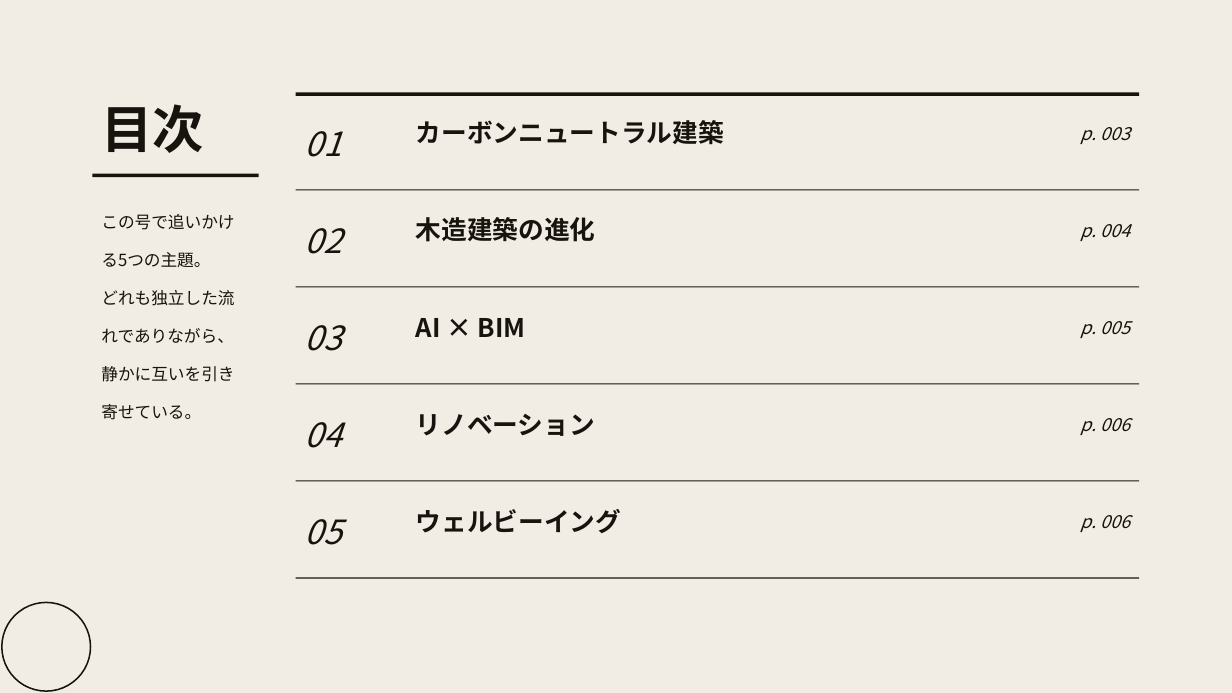
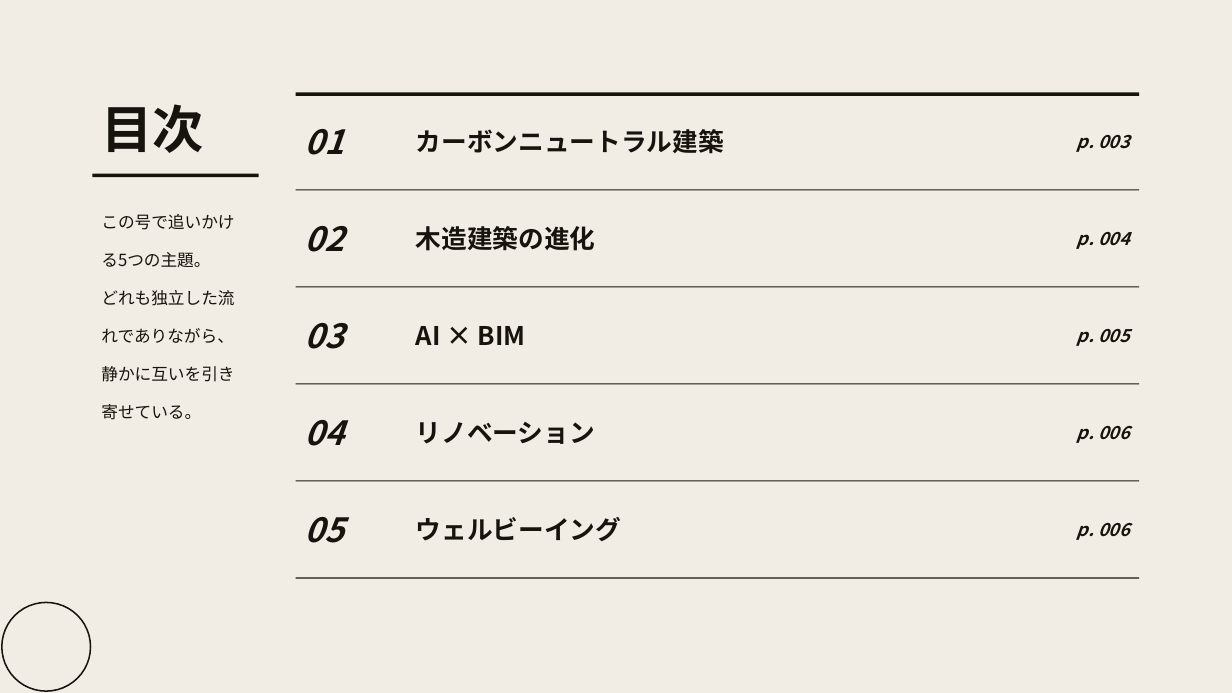
Before and after one commit to horihorihorihorichiz/-, a slide deck: slide 2 of slides/exports/architecture2026_text.pptx. Drawn at 1232x693 pixels with LibreOffice and Linux fonts; fonts in the diff are those of the drawing. Boxes give left, top, right and bottom in pixels: in the first picture for what was removed or moved away, otherwise in the second. Text is boxed around its words. In the diff, an @@ line names an element or a change of style, - is before the commit and + after.

```diff
--- a/slides/exports/architecture2026_text.pptx
+++ b/slides/exports/architecture2026_text.pptx
@@ text "カーボンニュートラル建築": place and size @@
-text "カーボンニュートラル建築" at [416, 120, 724, 145]
+text "カーボンニュートラル建築" at [416, 129, 724, 154]
@@ text "p. 003": place and size @@
-text "p. 003" at [1080, 127, 1130, 144]
+text "p. 003" at [1077, 135, 1130, 152]
@@ text "木造建築の進化": place and size @@
-text "木造建築の進化" at [416, 217, 596, 242]
+text "木造建築の進化" at [416, 226, 596, 251]
@@ text "p. 004": place and size @@
-text "p. 004" at [1080, 224, 1130, 241]
+text "p. 004" at [1077, 232, 1130, 249]
@@ text "AI × BIM": place and size @@
-text "AI × BIM" at [416, 318, 526, 337]
+text "AI × BIM" at [416, 326, 526, 345]
@@ text "p. 005": place and size @@
-text "p. 005" at [1080, 321, 1130, 338]
+text "p. 005" at [1077, 329, 1130, 346]
@@ text "リノベーション": place and size @@
-text "リノベーション" at [416, 414, 595, 436]
+text "リノベーション" at [416, 422, 595, 444]
@@ text "p. 006": place and size @@
-text "p. 006" at [1080, 418, 1130, 435]
+text "p. 006" at [1077, 426, 1130, 443]
@@ bold on in 5 elements at [305, 129, 344, 155], [305, 226, 344, 252], [305, 420, 344, 446], [305, 323, 344, 349], [305, 517, 344, 543] @@
@@ vertical alignment top to middle in 5 elements at [416, 129, 724, 154], [416, 226, 596, 251], [416, 326, 526, 345], [416, 422, 595, 444], [416, 517, 622, 541] @@
@@ text "ウェルビーイング": place and size @@
-text "ウェルビーイング" at [416, 509, 622, 533]
+text "ウェルビーイング" at [416, 517, 622, 541]
@@ bold on; vertical alignment top to middle in 5 elements at [1077, 135, 1130, 152], [1077, 426, 1130, 443], [1077, 232, 1130, 249], [1077, 329, 1130, 346], [1077, 523, 1130, 540] @@
@@ text "p. 006": place and size @@
-text "p. 006" at [1080, 515, 1130, 532]
+text "p. 006" at [1077, 523, 1130, 540]
```
Also in this commit, not shown: 4 other slides changed, 1 other file.
